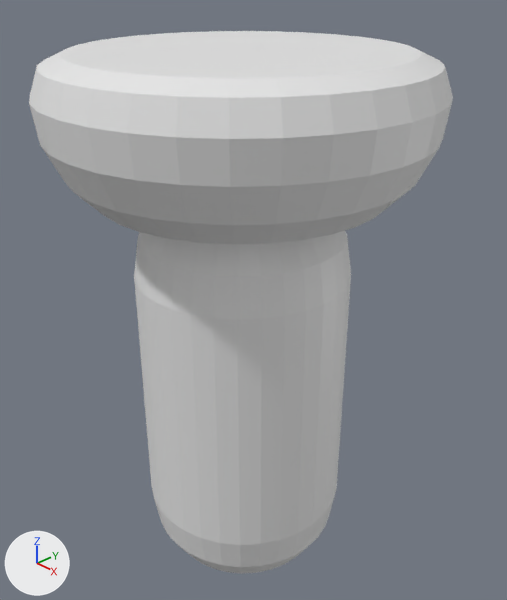
One commit to the Blender file Models/GroupD/Factory Kit/Factory Decoration/Lights/FD-006 HangingLights.blend: the scene before it, then after it.
Before and after are seen from a camera (50 mm lens) standing at (0.1305, -0.1189, 0.0208) and looking at (-0.0004, 0.0043, -0.0687). The axes (+X, +Y, +Z) are drawn at lower left. The lights are the same throughout.

The first picture shows 'FD-006-HangingLights'.
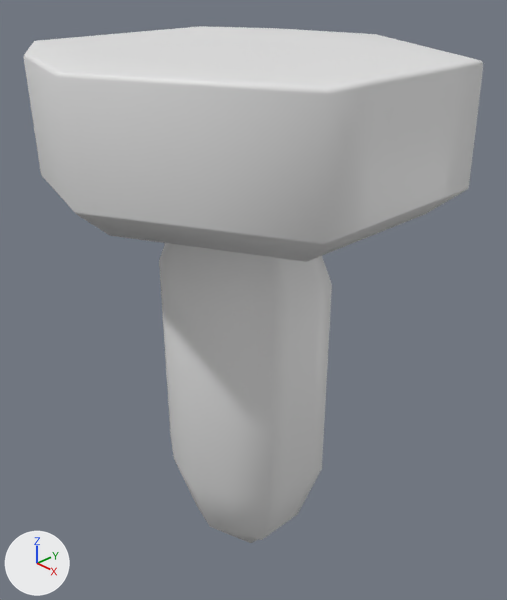
Commit message: Model for HangingLight is Done

Location of each change, (x1, y1, x2, y2) in pixels of the pictures (507 x 600 px):
'FD-006-HangingLights', reshaped, moved, turned, rescaled: before (29, 31, 453, 574); after (24, 26, 483, 543)

The change, as a diff of the scene's bpy script:
```diff
--- a/Models/GroupD/Factory Kit/Factory Decoration/Lights/FD-006 HangingLights.blend.py
+++ b/Models/GroupD/Factory Kit/Factory Decoration/Lights/FD-006 HangingLights.blend.py
@@ me_cylinder_003 @@
+me_cylinder_003.from_pydata(...)  # 338 vertices, 336 faces; spans x -0.05..0.05, y -0.05..0.05, z -0.15..0.0
+me_cylinder_003.polygons.foreach_set('use_smooth', [True] * 336)
@@ ob_fd_006_hanginglights @@
-ob_fd_006_hanginglights = bpy.data.objects.new('FD-006-HangingLights', me_cylinder)
-ob_fd_006_hanginglights.location = (0.0, 0.0, -0.0014)
-ob_fd_006_hanginglights.rotation_euler = (-3.142, 0.0, 0.0)  # degrees (-180, 0, 0)
-ob_fd_006_hanginglights.scale = (0.0295, 0.0295, 0.0494)
+ob_fd_006_hanginglights = bpy.data.objects.new('FD-006-HangingLights', me_cylinder_003)
+ob_fd_006_hanginglights.location = (0.0, 0.0, -0.0007)
```
